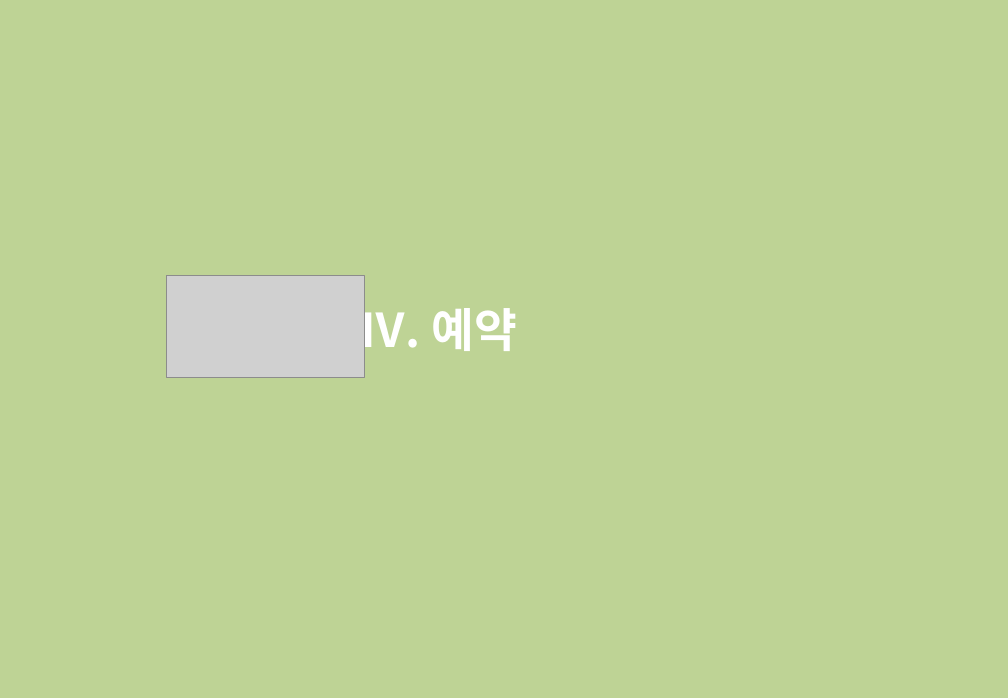
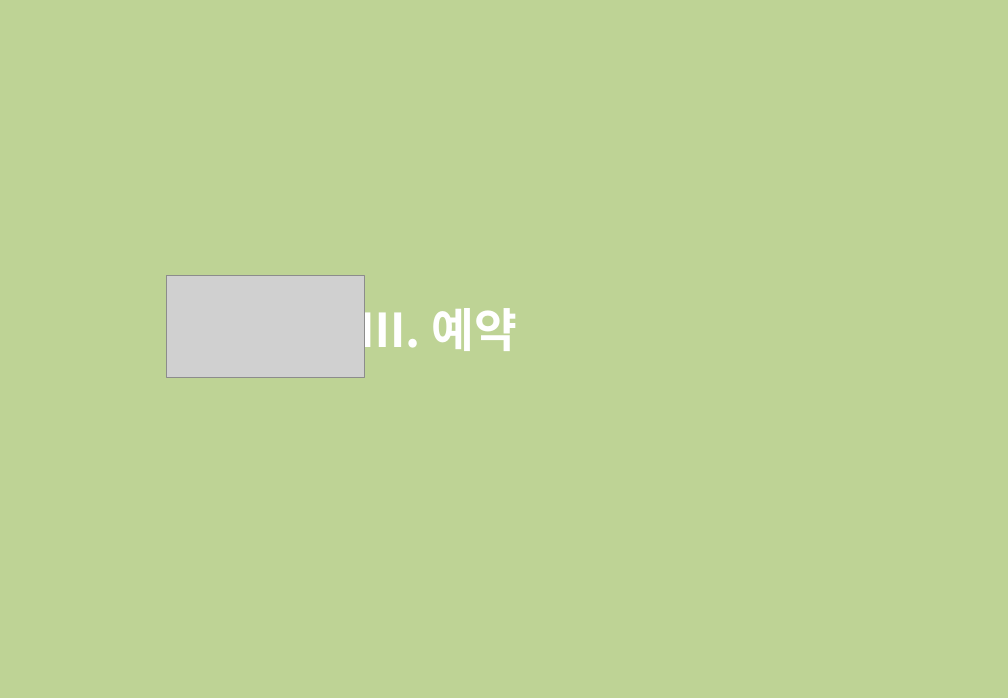
Before and after one commit to zooxop/ailiss_manual, a slide deck: slide 18 of manual/앨리스_매뉴얼_작업중.pptx (slide 21 before the commit). Drawn at 1008x698 pixels with LibreOffice and Linux fonts; fonts in the diff are those of the drawing; grey boxes stand for pictures; background and template pictures are left out; a plain dark background stands for a picture behind light text. Boxes give left, top, right and bottom in pixels: in the first picture for what was removed or moved away, otherwise in the second. Text is boxed around its words. In the diff, an @@ line names an element or a change of style, - is before the commit and + after.

```diff
--- a/manual/앨리스_매뉴얼_작업중.pptx
+++ b/manual/앨리스_매뉴얼_작업중.pptx
@@ text at [359,299,517,358]: text changed @@
-Ⅳ. 예약
+Ⅲ. 예약
```
Also in this commit, not shown: 2 other slides changed, 4 slides added.
